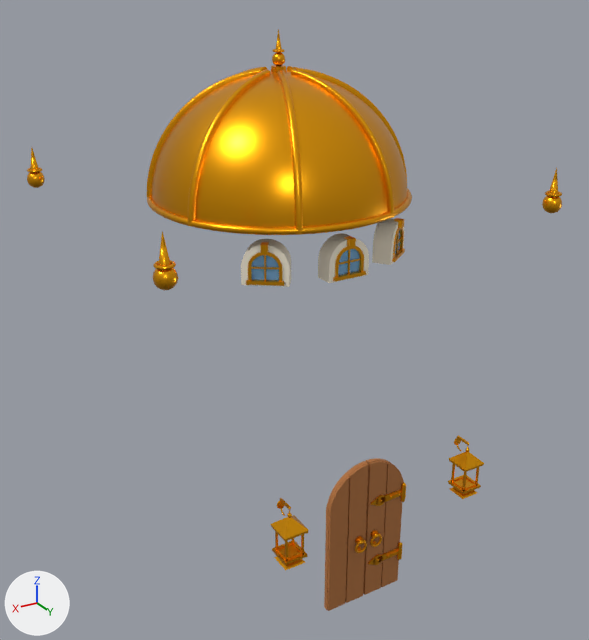
Two versions of the glTF model art/models/tripo/skeleton_test/HaloDomeHouse_08_ornaments.glb, one commit apart.
Camera for both pictures: a 50 mm lens placed at (19.4, 33.8, 29.8), pointed at (-0.2, 1.0, 13.4). Lighting does not change. The marker at lower left points along +X, +Y and +Z. The picture after the commit comes second. Vertices at exactly the same position are counted once.

The older version as bpy lines, for what is in view:
```python
ob_orn_halodomehouse_08_drumwin0_surround = bpy.data.objects.new('Orn_HaloDomeHouse_08_DrumWin0_Surround', me_orn_halodomehouse_08_drumwin0_surround)
ob_orn_halodomehouse_08_drumwin0_surround.location = (0.0, 0.0, 0.0)
ob_orn_halodomehouse_08_finial0 = bpy.data.objects.new('Orn_HaloDomeHouse_08_Finial0', me_orn_halodomehouse_08_finial0)
ob_orn_halodomehouse_08_finial0.location = (0.0, 0.0, 0.0)
ob_orn_halodomehouse_08_finial2 = bpy.data.objects.new('Orn_HaloDomeHouse_08_Finial2', me_orn_halodomehouse_08_finial2)
ob_orn_halodomehouse_08_finial2.location = (0.0, 0.0, 0.0)
ob_orn_halodomehouse_08_finial3 = bpy.data.objects.new('Orn_HaloDomeHouse_08_Finial3', me_orn_halodomehouse_08_finial3)
ob_orn_halodomehouse_08_finial3.location = (0.0, 0.0, 0.0)
ob_orn_halodomehouse_08_lantern0 = bpy.data.objects.new('Orn_HaloDomeHouse_08_Lantern0', me_orn_halodomehouse_08_lantern0)
ob_orn_halodomehouse_08_lantern0.location = (0.0, 0.0, 0.0)
ob_orn_halodomehouse_08_lantern1 = bpy.data.objects.new('Orn_HaloDomeHouse_08_Lantern1', me_orn_halodomehouse_08_lantern1)
ob_orn_halodomehouse_08_lantern1.location = (0.0, 0.0, 0.0)
ob_orn_halodomehouse_08_leaf0 = bpy.data.objects.new('Orn_HaloDomeHouse_08_Leaf0', me_orn_halodomehouse_08_leaf0)
ob_orn_halodomehouse_08_leaf0.location = (0.0, 0.0, 0.0)
ob_orn_halodomehouse_08_leaf1 = bpy.data.objects.new('Orn_HaloDomeHouse_08_Leaf1', me_orn_halodomehouse_08_leaf1)
ob_orn_halodomehouse_08_leaf1.location = (0.0, 0.0, 0.0)
# also in view: 'Orn_HaloDomeHouse_08_Dome_Ribs' at (0.0, 0.0, 22.7); 'Orn_HaloDomeHouse_08_DrumWin0_Frame' at (3.5, 4.9, 18.3); 'Orn_HaloDomeHouse_08_DrumWin2_Surround' at (-3.3, 4.5, 18.2); 'Orn_HaloDomeHouse_08_DrumWin1_Surround' at (0.0, 5.6, 18.2); 'Orn_HaloDomeHouse_08_Dome' at (0.0, 0.0, 23.5)
```
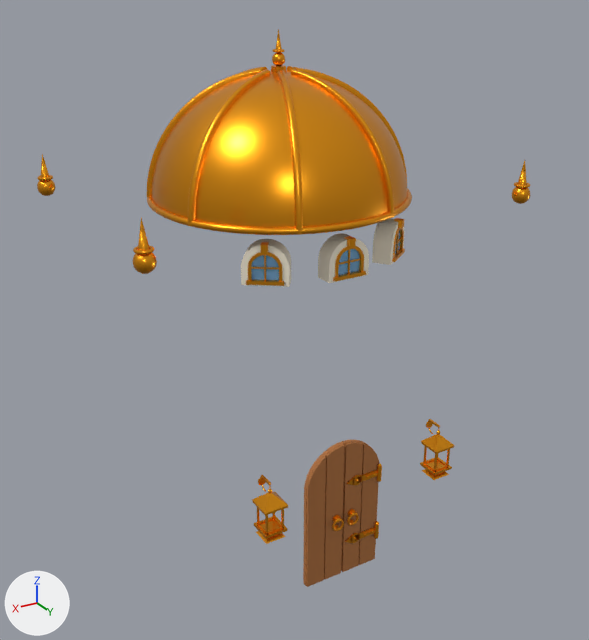
Boxes (x1, y1, x2, y2) around the edits, measured in the pictures (589 x 640 px):
'Orn_HaloDomeHouse_08_Leaf1', moved
    before: (324, 461, 368, 611)
    after: (303, 442, 345, 587)
'Orn_HaloDomeHouse_08_Leaf0', moved
    before: (363, 458, 404, 595)
    after: (341, 440, 379, 572)
'Orn_HaloDomeHouse_08_Lantern1', moved
    before: (271, 498, 308, 570)
    after: (252, 475, 288, 544)
'Orn_HaloDomeHouse_08_Lantern0', moved
    before: (448, 435, 484, 499)
    after: (420, 419, 455, 480)
'Orn_HaloDomeHouse_08_Finial3', moved
    before: (153, 231, 178, 290)
    after: (132, 218, 157, 274)
'Orn_HaloDomeHouse_08_Finial0', moved
    before: (542, 168, 562, 213)
    after: (512, 160, 530, 204)
'Orn_HaloDomeHouse_08_Finial2', moved
    before: (27, 148, 45, 188)
    after: (37, 154, 55, 196)

Diff of the bpy script that builds the scene:
```diff
--- a/art/models/tripo/skeleton_test/HaloDomeHouse_08_ornaments.glb.py
+++ b/art/models/tripo/skeleton_test/HaloDomeHouse_08_ornaments.glb.py
@@ me_orn_halodomehouse_08_finial0 @@
-me_orn_halodomehouse_08_finial0.from_pydata(...)  # 295 vertices, 582 faces; spans x -9.95..-9.05, y 8.05..8.95, z 19.5..21.65
+me_orn_halodomehouse_08_finial0.from_pydata(...)  # 295 vertices, 582 faces; spans x -9.95..-9.05, y 6.1..7.0, z 19.5..21.65
+# me_orn_halodomehouse_08_finial0 part 1: the whole mesh is moved by (0.0, -1.95, 0.0)
 me_orn_halodomehouse_08_finial0.materials.append(mat_orngold)
@@ me_orn_halodomehouse_08_finial2 @@
-me_orn_halodomehouse_08_finial2.from_pydata(...)  # 295 vertices, 582 faces; spans x 9.05..9.95, y -8.95..-8.05, z 19.5..21.65
+me_orn_halodomehouse_08_finial2.from_pydata(...)  # 295 vertices, 582 faces; spans x 9.05..9.95, y -7.0..-6.1, z 19.5..21.65
+# me_orn_halodomehouse_08_finial2 part 2: the whole mesh is moved by (0.0, 1.95, 0.0)
 me_orn_halodomehouse_08_finial2.materials.append(mat_orngold)
@@ me_orn_halodomehouse_08_finial3 @@
-me_orn_halodomehouse_08_finial3.from_pydata(...)  # 295 vertices, 582 faces; spans x 9.05..9.95, y 8.05..8.95, z 19.5..21.65
+me_orn_halodomehouse_08_finial3.from_pydata(...)  # 295 vertices, 582 faces; spans x 9.05..9.95, y 6.1..7.0, z 19.5..21.65
+# me_orn_halodomehouse_08_finial3 part 3: the whole mesh is moved by (0.0, -1.95, 0.0)
 me_orn_halodomehouse_08_finial3.materials.append(mat_orngold)
@@ me_orn_halodomehouse_08_lantern0 @@
-me_orn_halodomehouse_08_lantern0.from_pydata(...)  # 609 vertices, 1122 faces; spans x -5.55..-4.35, y 8.46..9.85, z 6.16..9.08
+me_orn_halodomehouse_08_lantern0.from_pydata(...)  # 609 vertices, 1122 faces; spans x -5.4..-4.2, y 6.51..7.9, z 6.16..9.08
+# me_orn_halodomehouse_08_lantern0 part 4: the whole mesh is moved by (0.15, -1.95, 0.0)
 me_orn_halodomehouse_08_lantern0.materials.append(mat_orngold)
@@ me_orn_halodomehouse_08_lantern1 @@
-me_orn_halodomehouse_08_lantern1.from_pydata(...)  # 609 vertices, 1122 faces; spans x 4.35..5.55, y 8.46..9.85, z 6.16..9.08
+me_orn_halodomehouse_08_lantern1.from_pydata(...)  # 609 vertices, 1122 faces; spans x 4.2..5.4, y 6.51..7.9, z 6.16..9.08
+# me_orn_halodomehouse_08_lantern1 part 5: the whole mesh is moved by (-0.15, -1.95, 0.0)
 me_orn_halodomehouse_08_lantern1.materials.append(mat_orngold)
@@ me_orn_halodomehouse_08_leaf0 @@
-me_orn_halodomehouse_08_leaf0.from_pydata(...)  # 72 vertices, 132 faces; spans x -2.13..-0.03, y 7.78..8.1, z 1.2..8.9
+me_orn_halodomehouse_08_leaf0.from_pydata(...)  # 72 vertices, 132 faces; spans x -2.13..-0.03, y 5.83..6.15, z 1.2..8.9
+# me_orn_halodomehouse_08_leaf0 part 6: the whole mesh is moved by (0.0, -1.95, 0.0)
 me_orn_halodomehouse_08_leaf0.materials.append(mat_ornwood)
@@ me_orn_halodomehouse_08_leaf1 @@
-me_orn_halodomehouse_08_leaf1.from_pydata(...)  # 72 vertices, 132 faces; spans x 0.03..2.13, y 7.78..8.1, z 1.2..8.9
+me_orn_halodomehouse_08_leaf1.from_pydata(...)  # 72 vertices, 132 faces; spans x 0.03..2.13, y 5.83..6.15, z 1.2..8.9
+# me_orn_halodomehouse_08_leaf1 part 7: the whole mesh is moved by (0.0, -1.95, 0.0)
 me_orn_halodomehouse_08_leaf1.materials.append(mat_ornwood)
```
